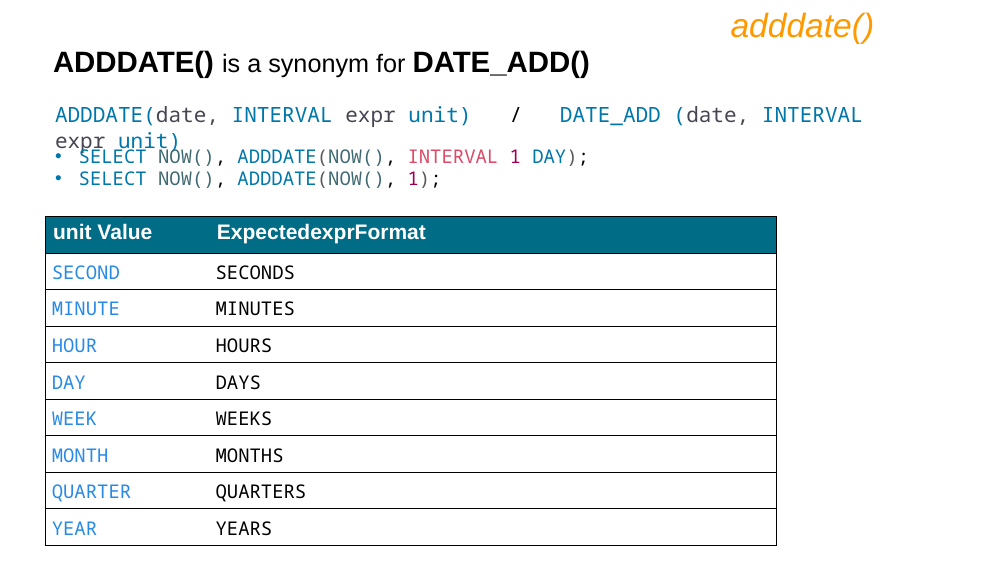
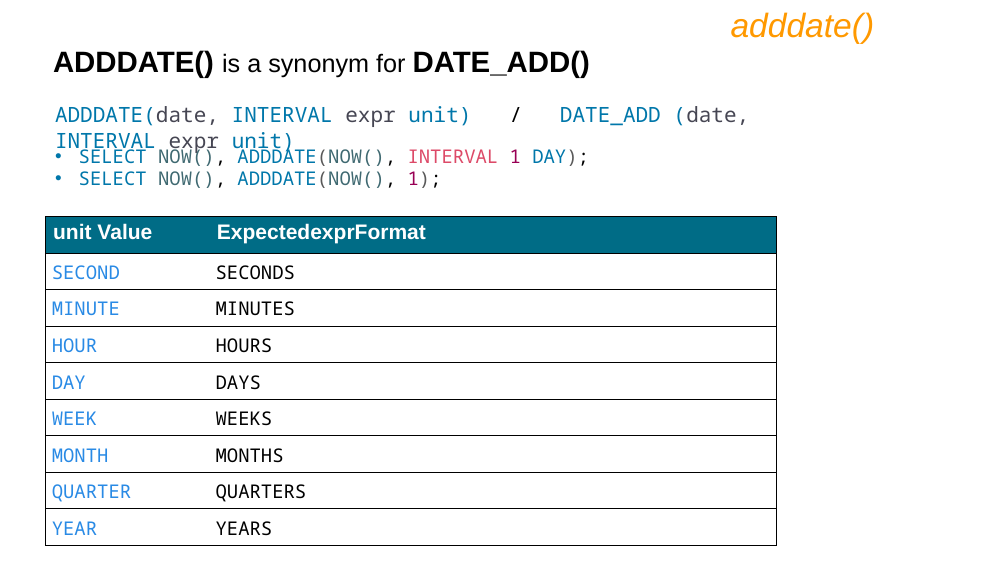
Before and after one commit to shubhamlokhande2147/CDAC-Buddy, a slide deck: slide 109 of DBT/IET MySQL PPT Ver9.pptx. Drawn at 1008x567 pixels with LibreOffice and Linux fonts; fonts in the diff are those of the drawing. Boxes give left, top, right and bottom in pixels: in the first picture for what was removed or moved away, otherwise in the second. Text is boxed around its words. In the diff, an @@ line names an element or a change of style, - is before the commit and + after.

```diff
--- a/DBT/IET MySQL PPT Ver9.pptx
+++ b/DBT/IET MySQL PPT Ver9.pptx
@@ text "ADDDATE(date, INTERVAL expr unit) / ..." rewrapped from bbox=[53, 106, 863, 240] to bbox=[53, 106, 749, 240] @@
```
Also in this commit, not shown: 12 other slides changed, 52 slides added, 1 other file.
